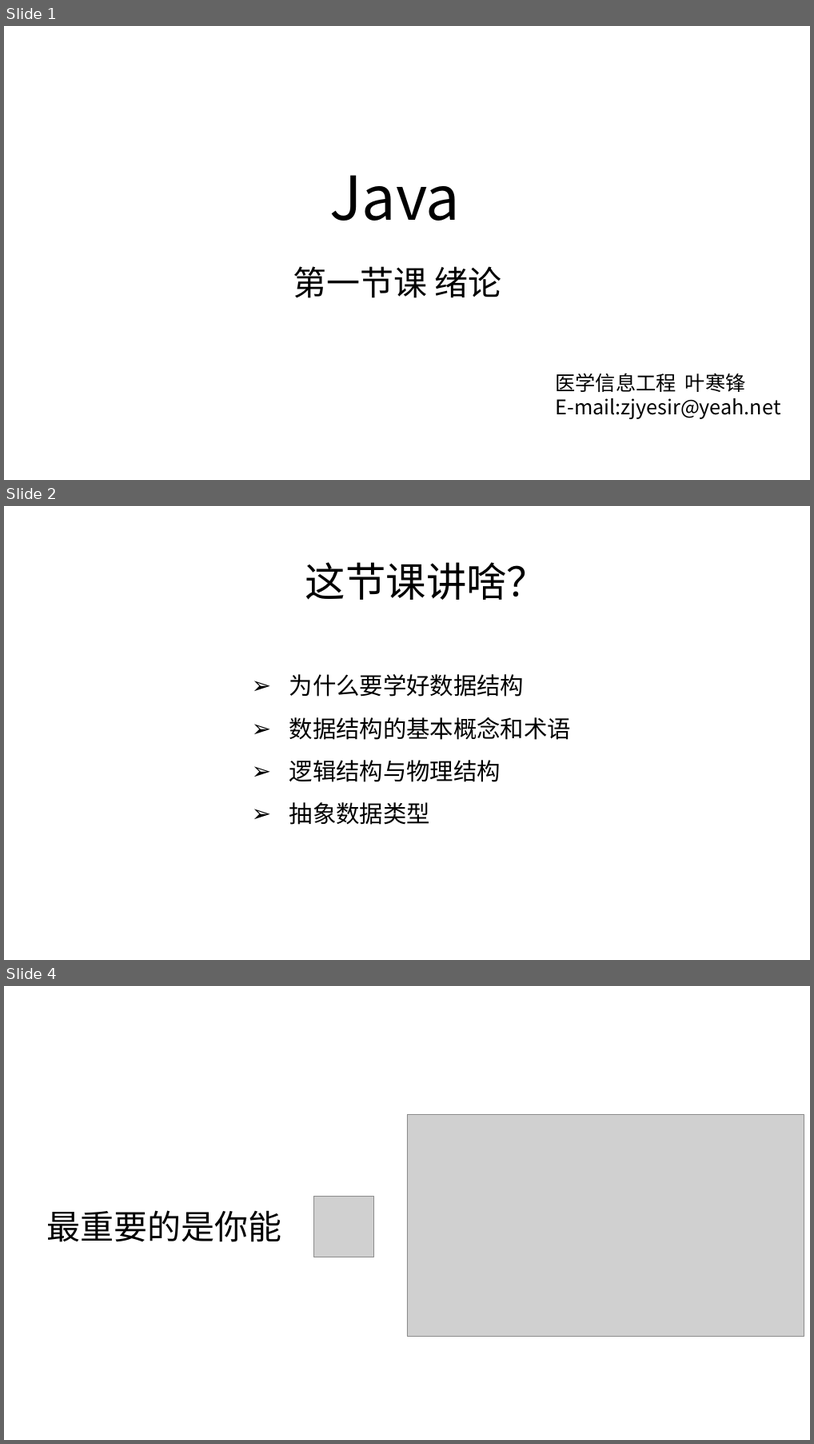
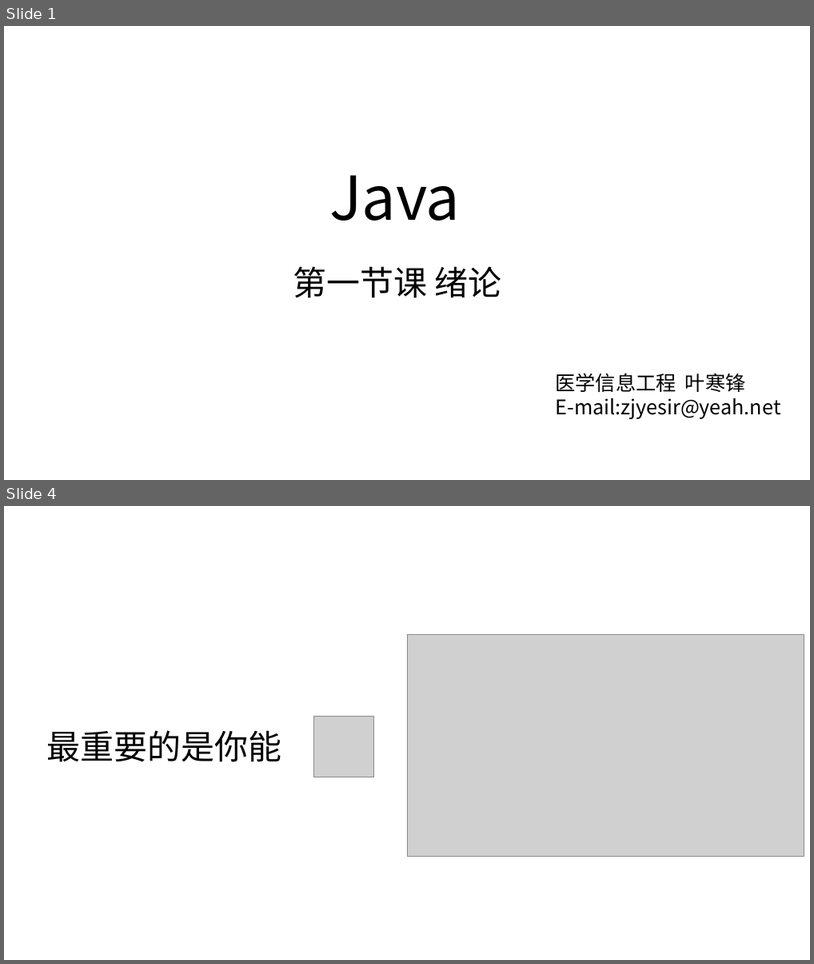
Before and after one commit to zjyesir/hmc_java_1, a slide deck: 1.1绪论.pptx. Shown one above the other, each under a label of ours: slides 1, 2 and 4 before the commit, slides 1 and 4 after it; the slides between them are not shown. The pictures are 814x1444 and 814x964 pixels, drawn with LibreOffice and Linux fonts; fonts in the diff are those of the drawing; grey boxes stand for pictures; background and template pictures are left out. Boxes give left, top, right and bottom in pixels: in the first picture for what was removed or moved away, otherwise in the second. Text is boxed around its words. In the diff, an @@ line names an element or a change of style, - is before the commit and + after.

```diff
--- a/1.1绪论.pptx
+++ b/1.1绪论.pptx
@@ slide 2 removed at [4,506,810,960], background picture (left out) @@
@@ text removed at [306,562,547,600] @@
-这节课讲啥？
@@ text removed at [290,674,571,824] @@
-➢ 为什么要学好数据结构
-➢ 数据结构的基本概念和术语
-➢ 逻辑结构与物理结构
-➢ 抽象数据类型
```
Also in this commit, not shown: 8 slides added, 3 other slides removed, 1 other file.
